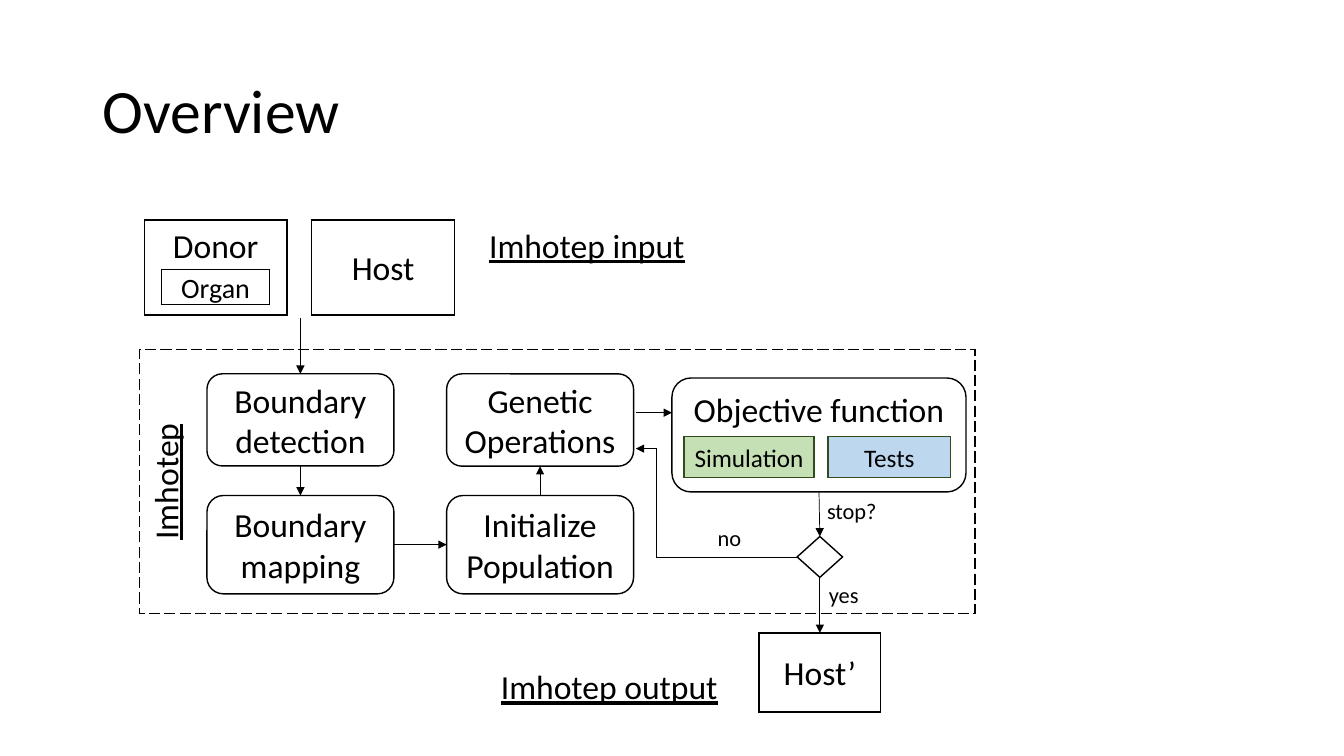
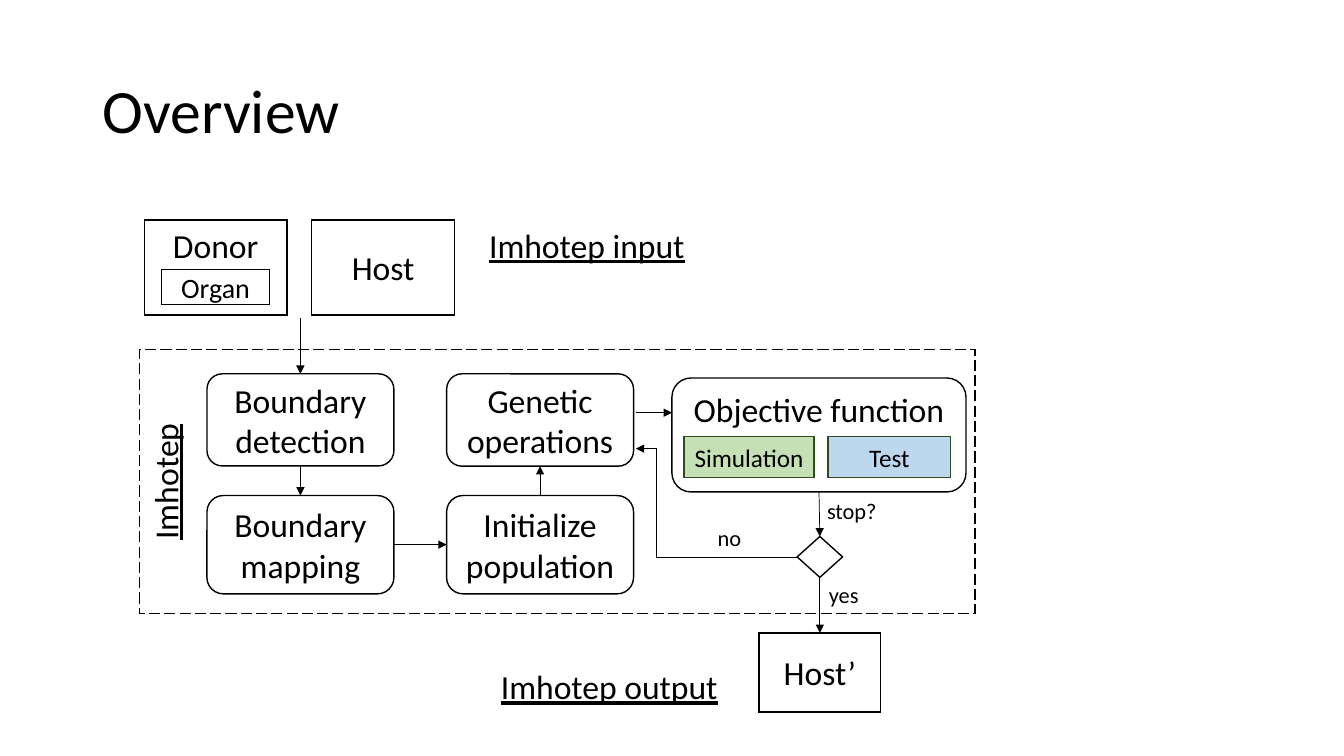
Before and after one commit to SOLAR-group/PCT, a slide deck: slide 2 of Figures/Source/VideogameTransplantationExample.pptx. Drawn at 1344x756 pixels with LibreOffice and Linux fonts; fonts in the diff are those of the drawing. Boxes give left, top, right and bottom in pixels: in the first picture for what was removed or moved away, otherwise in the second. Text is boxed around its words. In the diff, an @@ line names an element or a change of style, - is before the commit and + after.

```diff
--- a/Figures/Source/VideogameTransplantationExample.pptx
+++ b/Figures/Source/VideogameTransplantationExample.pptx
@@ text in rounded rectangle at (467, 389, 613, 459): text changed @@
-Genetic Operations
+Genetic operations
@@ text in rectangle at (869, 450, 910, 467): text changed @@
-Tests
+Test
@@ text in rounded rectangle at (466, 513, 614, 584): text changed @@
-Initialize Population
+Initialize population
```
Also in this commit, not shown: 1 other slide changed, 1 slide added, 25 other files.
